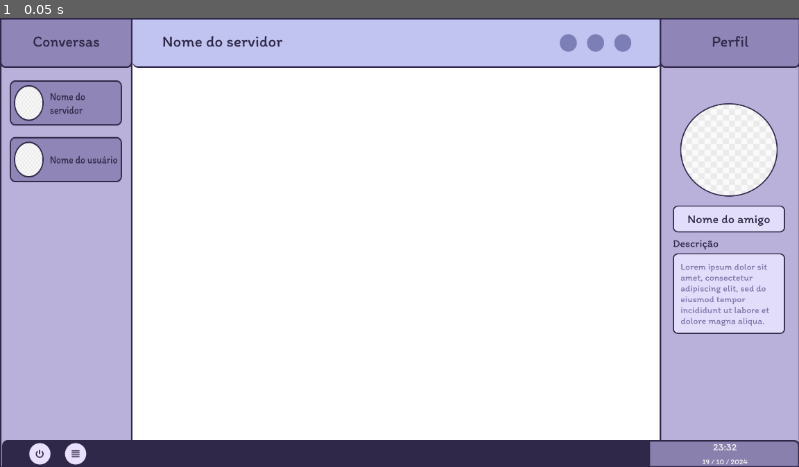
Above: before the commit, frame 1.
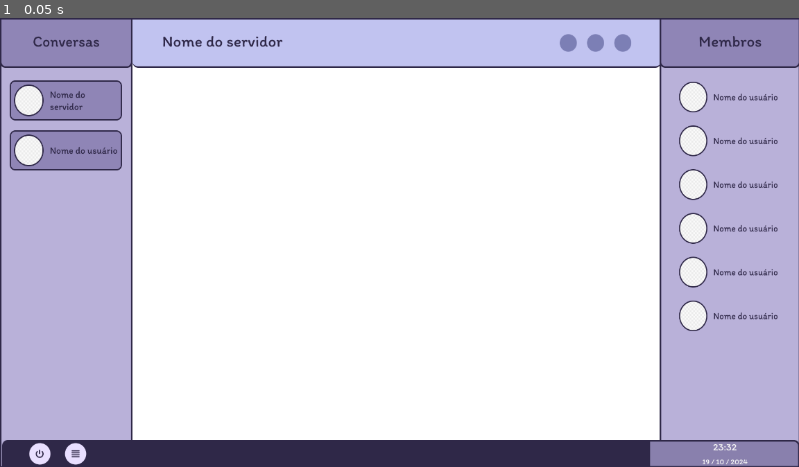
Above: after the commit, the same moment.

Repository: SamuelMTL/ChatRoom-GameJam-
Game: Godot game, scene res://TelaChat.tscn
Two runs of this game, one before a commit and one after it. Both use one fixed random seed, a clock stepped at 60 frames per second and the inputs below.
Inputs:
- Up to frame 1 (0.05 s): no input

The runs differ from the first frame. In frame 1, 6.6% of the frame differs, in the area x 1-99%, y 4-71%.

Commit message:
layoutinicial pronto

Diff:
--- a/chatroom-gamejam2024/TelaChat.tscn
+++ b/chatroom-gamejam2024/TelaChat.tscn
@@ -3,9 +3,9 @@
 [ext_resource type="Texture2D" uid="uid://coiiciyene4p" path="res://assets/TelaChat/SuperiorMeio.png" id="1_26vko"]
 [ext_resource type="Texture2D" uid="uid://do408hbry0a5b" path="res://assets/TelaChat/FundoEsquerdo.png" id="2_guiex"]
 [ext_resource type="Texture2D" uid="uid://7c722ifbayr8" path="res://assets/TelaChat/SuperiorConversas.png" id="3_1wbyb"]
-[ext_resource type="Texture2D" uid="uid://cr7dy5abeda0l" path="res://assets/TelaChat/PerfilSuperior.png" id="4_wyom2"]
+[ext_resource type="Texture2D" uid="uid://b20l2m7et6pon" path="res://assets/TelaChat/MembrosSuperior.png" id="4_fycsj"]
 [ext_resource type="Texture2D" uid="uid://b22scvllnbcjc" path="res://assets/TelaChat/Inferior1.png" id="5_pcvd4"]
-[ext_resource type="Texture2D" uid="uid://dg2nco74jpiux" path="res://assets/TelaChat/PerfilInfo1.png" id="6_mgatc"]
+[ext_resource type="Texture2D" uid="uid://clkgve8hqoqw0" path="res://assets/TelaChat/ListaMembros.png" id="6_8fhj7"]
 [ext_resource type="Texture2D" uid="uid://btexgi786yvge" path="res://assets/TelaChat/Conversas1.png" id="7_qxafh"]
 
 [node name="Control" type="Control"]
@@ -92,7 +92,7 @@
 offset_right = 1357.0
 offset_bottom = 144.0
 scale = Vector2(0.5, 0.5)
-texture = ExtResource("4_wyom2")
+texture = ExtResource("4_fycsj")
 axis_stretch_horizontal = 2
 axis_stretch_vertical = 2
 
@@ -107,18 +107,18 @@
 offset_bottom = 590.032
 texture = ExtResource("5_pcvd4")
 
-[node name="PerfilInfo" type="NinePatchRect" parent="."]
+[node name="ListaMembros" type="NinePatchRect" parent="."]
 layout_mode = 0
-offset_left = 970.0
-offset_top = 123.0
-offset_right = 1132.0
-offset_bottom = 456.0
-texture = ExtResource("6_mgatc")
+offset_left = 960.0
+offset_top = 86.0
+offset_right = 1141.0
+offset_bottom = 458.0
+texture = ExtResource("6_8fhj7")
 
 [node name="Conversas2" type="NinePatchRect" parent="."]
 layout_mode = 0
 offset_left = 14.0
 offset_top = 90.0
 offset_right = 176.0
-offset_bottom = 237.0
+offset_bottom = 220.0
 texture = ExtResource("7_qxafh")
--- /dev/null
+++ b/chatroom-gamejam2024/TelaIntroducao.tscn
@@ -0,0 +1,9 @@
+[gd_scene format=3 uid="uid://cymjjeeog11rc"]
+
+[node name="Control" type="Control"]
+layout_mode = 3
+anchors_preset = 15
+anchor_right = 1.0
+anchor_bottom = 1.0
+grow_horizontal = 2
+grow_vertical = 2
Binary file added: chatroom-gamejam2024/assets/TelaChat/ListaMembros.png
Not shown, added: chatroom-gamejam2024/assets/TelaChat/ListaMembros.png.import
